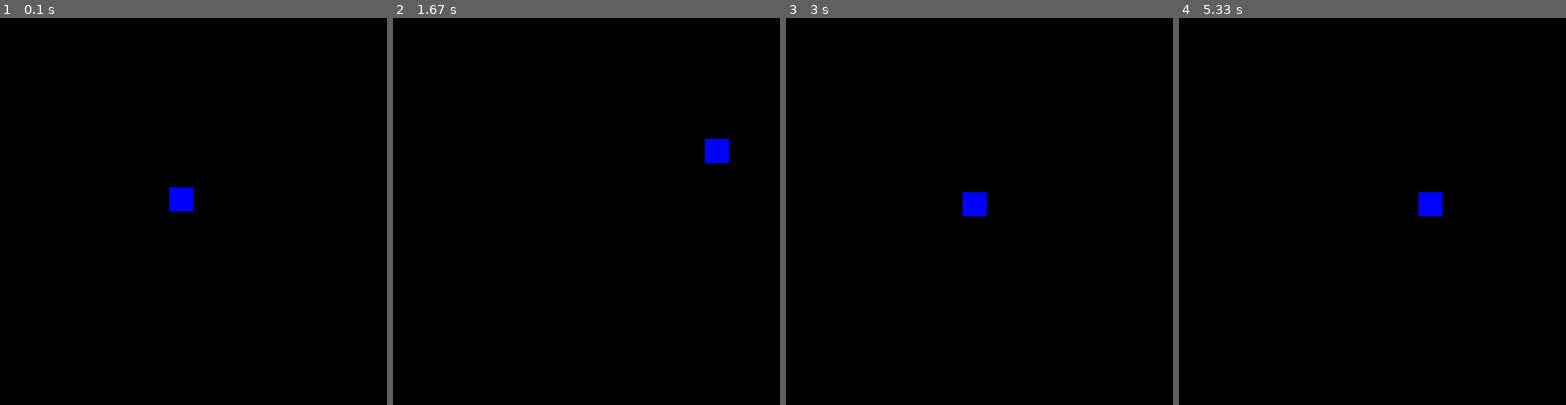
Above: before the commit, frames 1-4 (left to right).
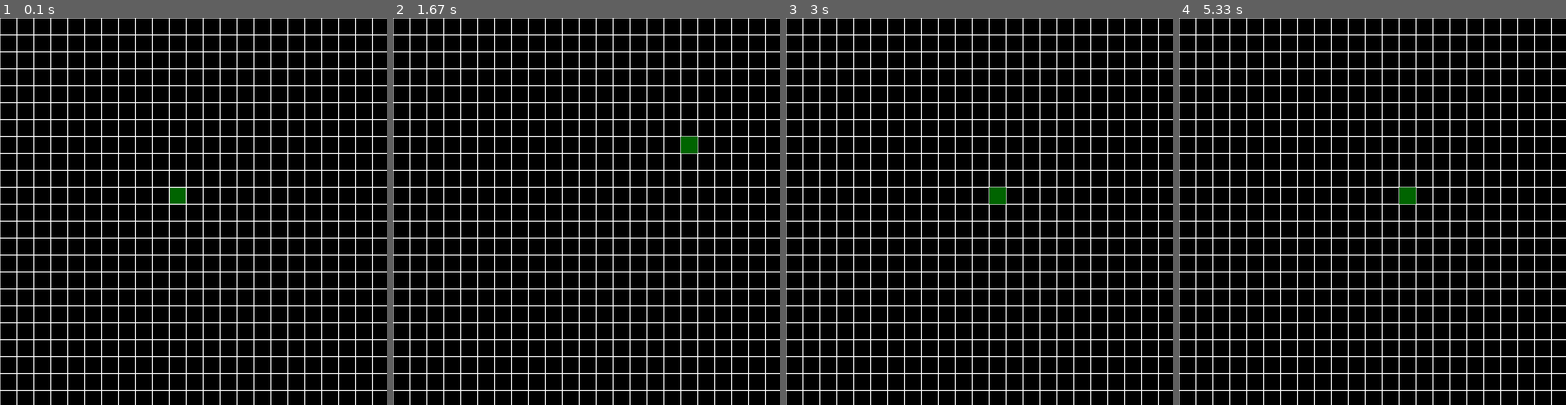
Above: after the commit, the same moments.

Repository: Colepng/Snake
Game: pygame game, started from main.py
Two runs of this game, one before a commit and one after it. Both use one fixed random seed, a clock stepped at 60 frames per second and the inputs below.
Inputs:
- Up to frame 1 (0.1 s): no input
- Up to frame 2 (1.67 s): hold D 0.33-0.8 s; hold W 0.83-1.13 s; hold D 1.17-1.63 s
- Up to frame 3 (3 s): hold A 1.67-2.2 s; hold S 2.23-2.57 s; hold A from 2.6 s (still down)
- Up to frame 4 (5.33 s): release A at 3 s; hold W 3.03-3.4 s; hold D 3.43-4.07 s; hold S 4.1-4.47 s; hold A 4.5-4.97 s; hold D from 5 s (still down)

The runs differ from the first frame. In frame 1, 11% of the frame differs, in the area x 0-100%, y 0-100%; in frame 2, 11%; in frame 3, 11%; in frame 4, 11%.

Commit message:
Add move on gird

Diff:
--- a/main.py
+++ b/main.py
@@ -6,53 +6,67 @@
 
 clock=pygame.time.Clock()
 
+grid_size = 35
+
 SIZE = width, height = 800, 800
-red = (255,0,0)
-blue = (0, 0, 255)
+GREEN = (0,100,0)
+WHITE = (255,255,255)
 bg = 0,0,0
 screen = pygame.display.set_mode(SIZE)
 
-x = 350
-y = 350
+x = 400
+y = 400
 
-rect_def = pygame.Rect(x, y, 50, 50)
+loop = 0
+rect_def = pygame.Rect(350, 350, grid_size, grid_size)
 rect = rect_def.copy()
 speed = [0, 0]
 
-dir = { K_w: (0, -5), K_s: (0, 5), K_d: (5, 0), K_a: (-5,0)}
+dir = { K_w: (0, -grid_size), K_s: (0, grid_size), K_d: (grid_size, 0), K_a: (-grid_size,0)}
 
-pygame.draw.rect(screen, red, rect)
+pygame.draw.rect(screen, GREEN, rect)
 pygame.display.flip()
 
+
+def drawGrid():
+    blockSize = grid_size #Set the size of the grid block
+    for x in range(0, width, blockSize):
+        for y in range(0, height, blockSize):
+            rect = pygame.Rect(x, y, blockSize, blockSize)
+            pygame.draw.rect(screen, WHITE, rect, 1)
+
+
 while 1:
-    for event in pygame.event.get():
-        if event.type == QUIT: sys.exit()
+        drawGrid()
+        for event in pygame.event.get():
+                if event.type == QUIT: sys.exit()
 
-        if event.type == KEYDOWN:
-            speed = dir[event.key]
+                if event.type == KEYDOWN:
+                    speed = dir[event.key]
 
-    rect.move_ip(speed)
-
-    if rect.left < 0:
-            print("died")
+        rect.move_ip(speed)
+        if rect.left < 0:
+            #print("died")
             speed = [0,0]
             rect = rect_def.copy()
 
-    if rect.right > width:
-            print("died")
+        if rect.right > width:
+            #print("died")
             speed = [0,0]
             rect = rect_def.copy()
 
-    if rect.top < 0:
-            print("died")
+        if rect.top < 0:
+            #print("died")
             speed = [0,0]
             rect = rect_def.copy()
 
-    if rect.bottom > height:
-            print("died")
+        if rect.bottom > height:
+            #print("died")
             speed = [0,0]
             rect = rect_def.copy()
-    clock.tick(60)
-    screen.fill(bg)
-    pygame.draw.rect(screen, blue, rect)
-    pygame.display.flip()
+        clock.tick(8)
+        screen.fill(bg)
+        drawGrid()
+        pygame.draw.rect(screen, GREEN, rect)
+        pygame.display.flip()
+        #print(x,y,speed)
Not shown, changed: paste bin
